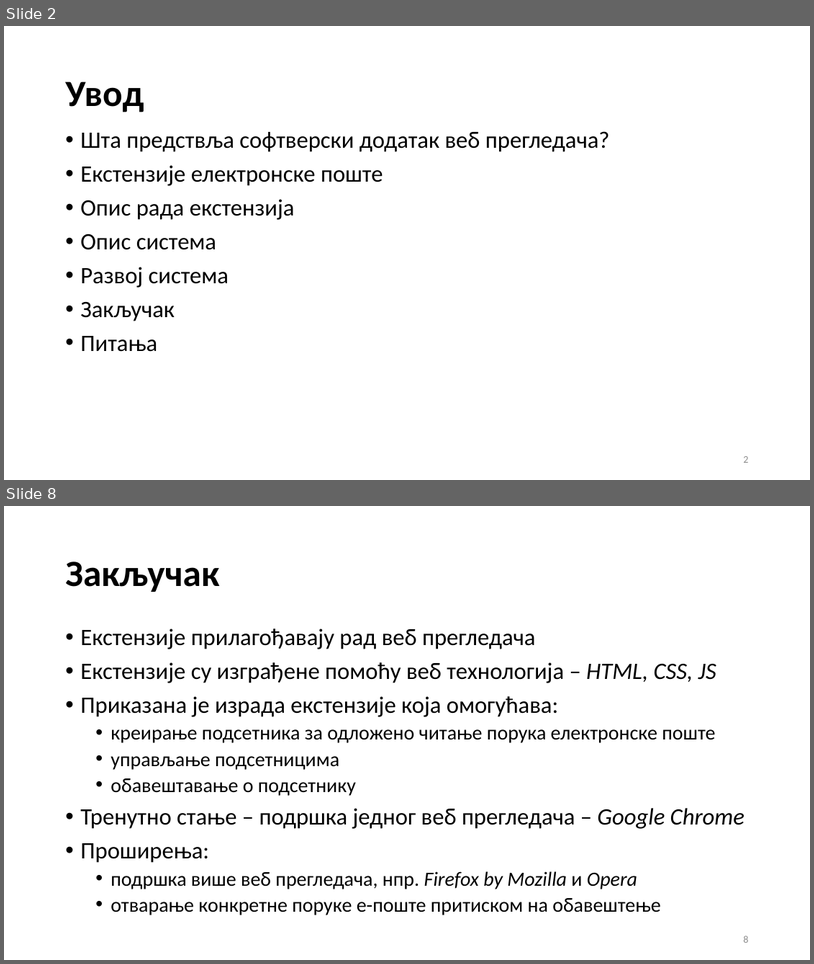
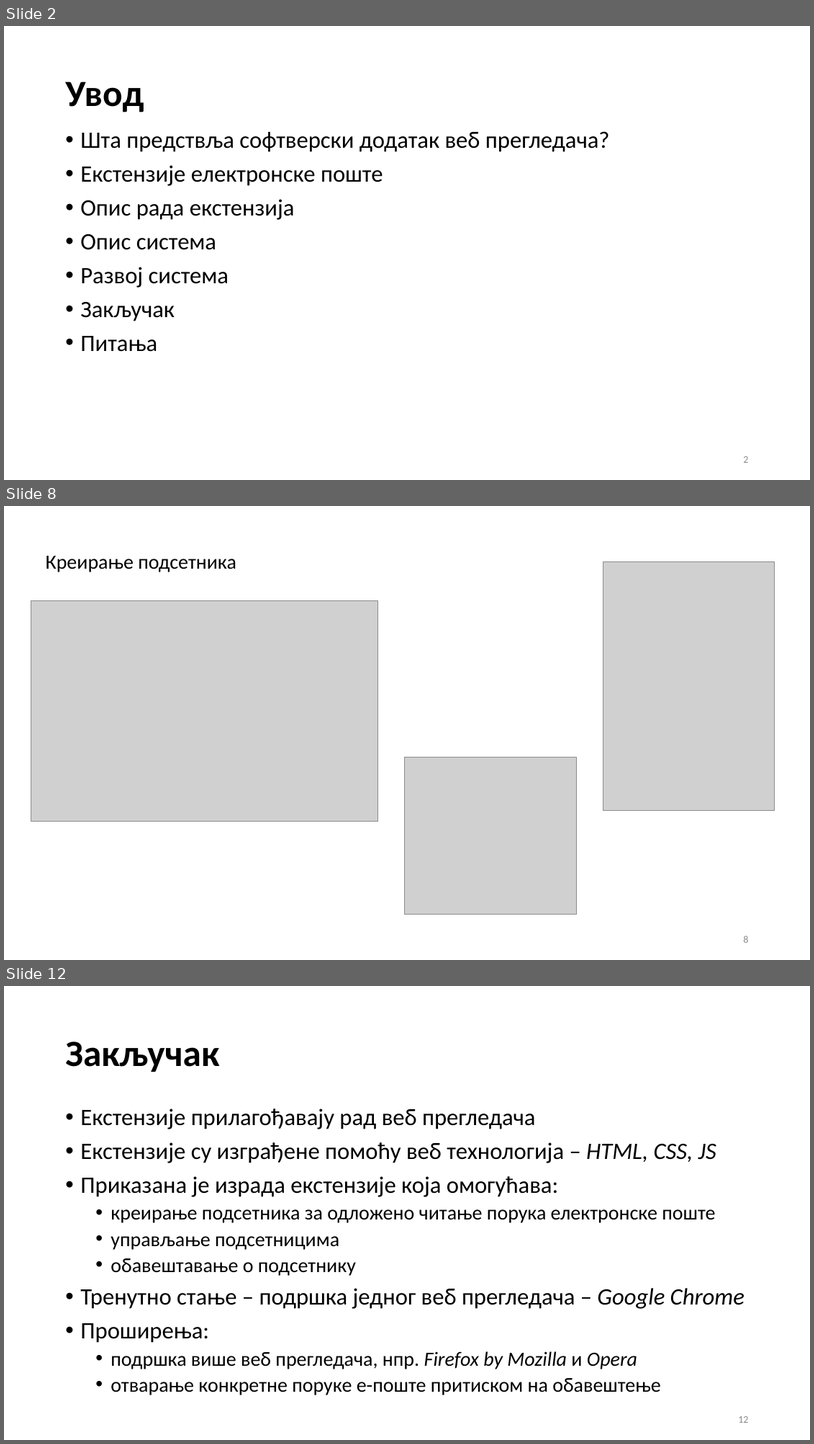
Before and after one commit to alebogi/remind_me_later_extension, a slide deck: Aleksandra Bogicevic 170390.pptx. Shown one above the other, each under a label of ours: slides 2 and 8 before the commit, slides 2, 8 and 12 after it; the slides between them are not shown. The pictures are 814x964 and 814x1444 pixels, drawn with LibreOffice and Linux fonts; fonts in the diff are those of the drawing; grey boxes stand for pictures. Boxes give left, top, right and bottom in pixels: in the first picture for what was removed or moved away, otherwise in the second. Text is boxed around its words. In the diff, an @@ line names an element or a change of style, - is before the commit and + after.

```diff
--- a/Aleksandra Bogicevic 170390.pptx
+++ b/Aleksandra Bogicevic 170390.pptx
@@ slide 8 added at (4, 506, 810, 960), background #FFFFFF @@
@@ text added at (46, 556, 236, 572), 24 pt, text #000000 @@
+Креирање подсетника
@@ picture added at (604, 561, 775, 811) @@
@@ picture added at (31, 601, 378, 821) @@
@@ picture added at (405, 757, 577, 914) @@
@@ page number added at (743, 935, 748, 942), 12 pt, text #8C8C8C @@
+8
@@ what was slide 8 is now slide 12 @@
@@ page number at (738, 1416, 748, 1422): text changed @@
-8
+12
```
Also in this commit, not shown: 6 slides changed, 3 other slides added, 1 other file.
